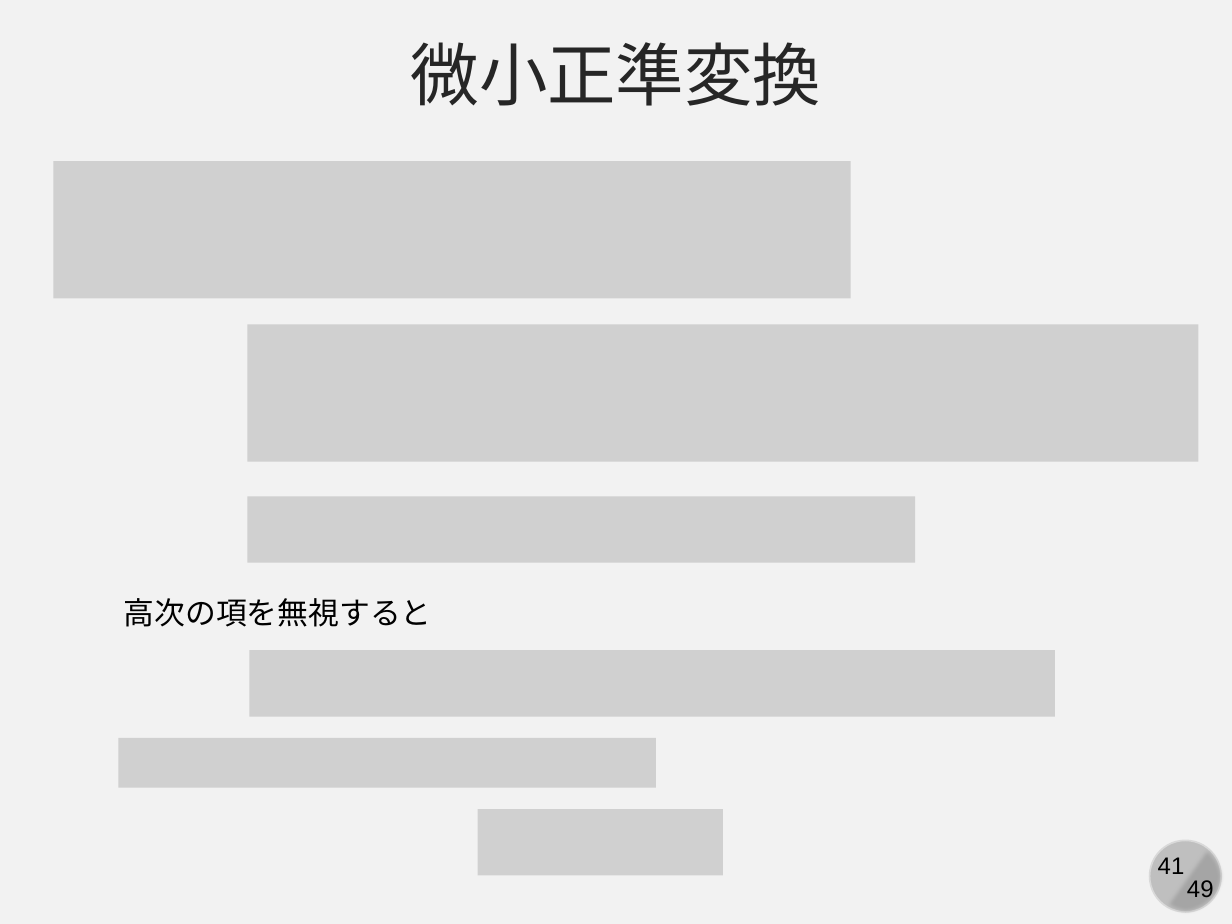
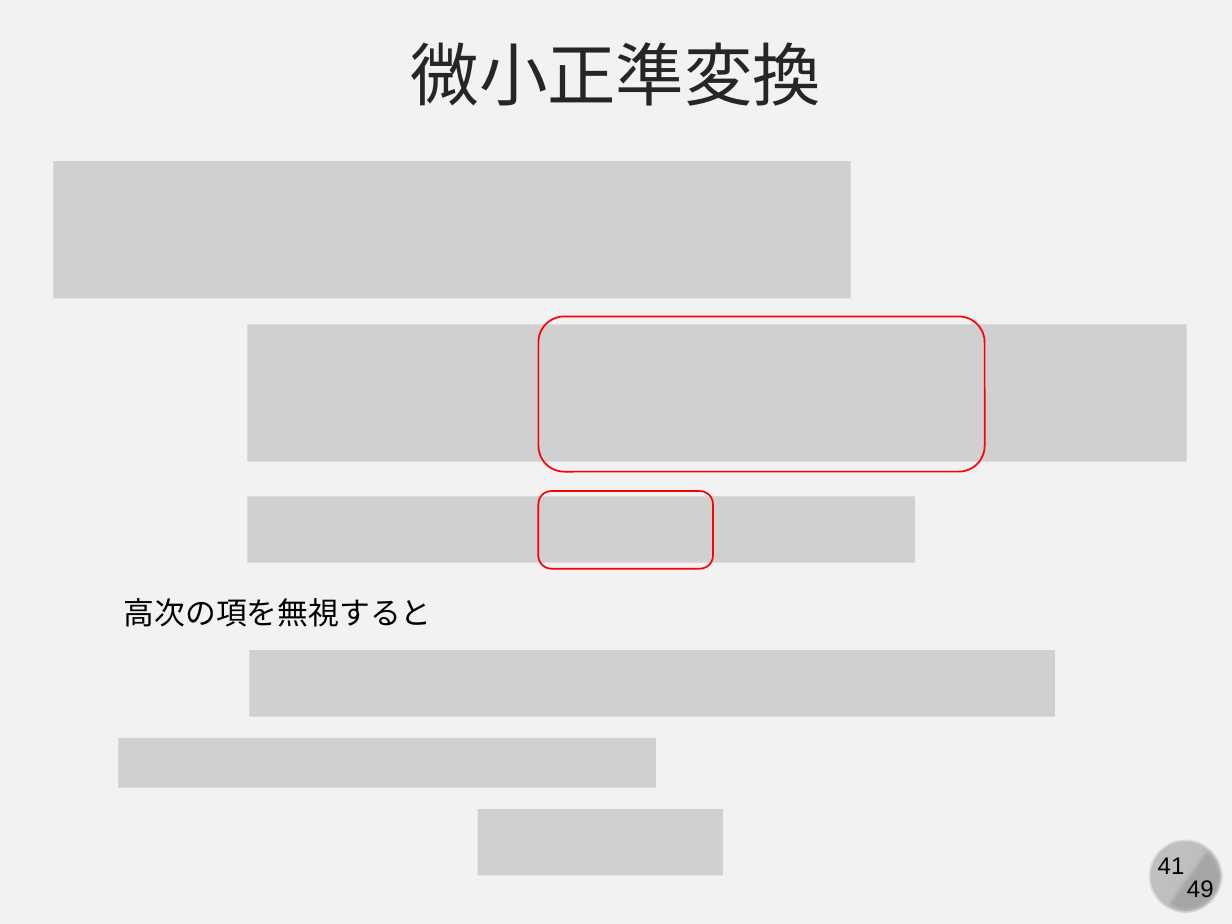
Before and after one commit to kaityo256/classical_mechanics, a slide deck: slide 41 of canonical_transformation/fig/slide.pptx. Drawn at 1232x924 pixels with LibreOffice and Linux fonts; fonts in the diff are those of the drawing; grey boxes stand for pictures. Boxes give left, top, right and bottom in pixels: in the first picture for what was removed or moved away, otherwise in the second. Text is boxed around its words. In the diff, an @@ line names an element or a change of style, - is before the commit and + after.

```diff
--- a/canonical_transformation/fig/slide.pptx
+++ b/canonical_transformation/fig/slide.pptx
@@ picture: place and size @@
-picture at (248, 324, 1199, 461)
+picture at (248, 324, 1188, 461)
@@ rounded rectangle added at (538, 317, 984, 472), outline #FF0000 1 pt @@
@@ rounded rectangle added at (538, 492, 713, 569), outline #FF0000 1 pt @@
```
Also in this commit, not shown: 1 other slide changed.
